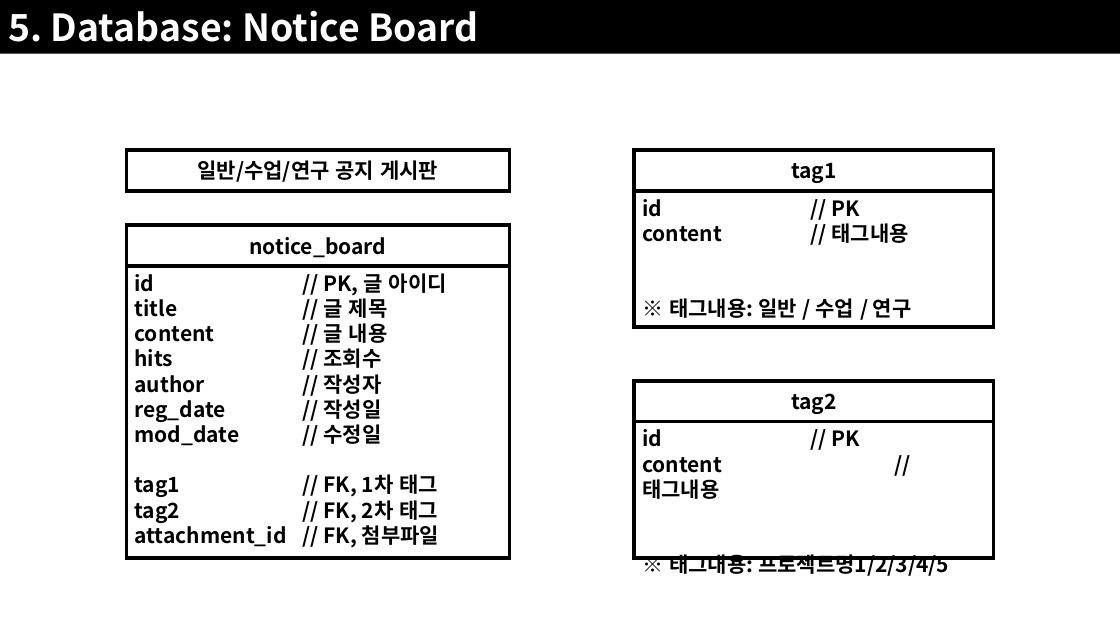
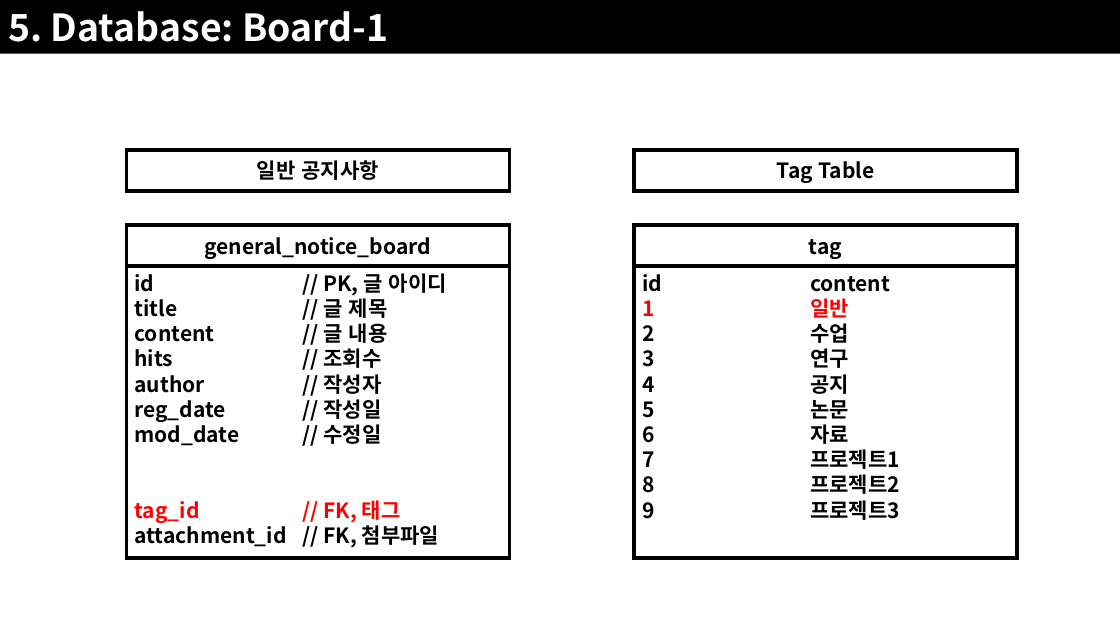
Before and after one commit to JoSihun/CGVR_Lab, a slide deck: slide 28 of documents/01_프로젝트_개발계획.pptx. Drawn at 1120x630 pixels with LibreOffice and Linux fonts; fonts in the diff are those of the drawing. Boxes give left, top, right and bottom in pixels: in the first picture for what was removed or moved away, otherwise in the second. Text is boxed around its words. In the diff, an @@ line names an element or a change of style, - is before the commit and + after.

Commit message:
2022.08.04(목) / 17:15

```diff
--- a/documents/01_프로젝트_개발계획.pptx
+++ b/documents/01_프로젝트_개발계획.pptx
@@ text in rectangle at bbox=[8, 11, 388, 42]: text changed @@
-5. Database: Notice Board
+5. Database: Board-1
@@ text in rectangle at bbox=[257, 160, 378, 180]: text changed @@
-일반/수업/연구 공지 게시판
+일반 공지사항
@@ rectangle "Tag Table": place and size @@
-rectangle "Tag Table" at bbox=[634, 150, 994, 192]
+rectangle "Tag Table" at bbox=[634, 150, 1017, 192]
@@ text in rectangle at bbox=[777, 161, 874, 183]: text changed @@
-tag1
+Tag Table
@@ rectangle removed at bbox=[634, 191, 994, 327] @@
-id // PK
-content // 태그내용
-※ 태그내용: 일반 / 수업 / 연구
@@ text in rectangle at bbox=[205, 237, 431, 259]: text changed @@
-notice_board
+general_notice_board
@@ rectangle added at bbox=[634, 225, 1017, 266], outline #000000 3 pt, 18 pt, text #000000, bold @@
+tag
@@ rectangle added at bbox=[634, 266, 1017, 558], outline #000000 3 pt, 18 pt, text #000000, bold @@
+id content
+1 일반
+2 수업
+3 연구
+4 공지
+5 논문
+6 자료
+7 프로젝트1
+8 프로젝트2
+9 프로젝트3
@@ rectangle removed at bbox=[634, 381, 994, 422] @@
-tag2
@@ rectangle removed at bbox=[634, 422, 994, 558] @@
-id // PK
-content // 태그내용
-※ 태그내용: 프로젝트명1/2/3/4/5
@@ text in rectangle at bbox=[135, 500, 401, 523]: text changed; text colour #000000 to #FF0000 @@
-tag1 // FK, 1차 태그
-tag2 // FK, 2차 태그
+tag_id // FK, 태그
```
Also in this commit, not shown: 15 other slides changed, 9 slides added.
